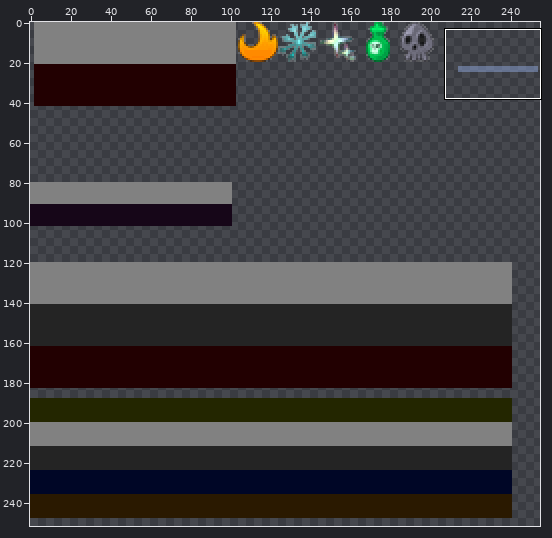
A sprite sheet gets an edit: NillipussUI_1080p/dzbars.png. Above: a wide view before the commit, with the close-up outlined.
Close-up. The starting point:
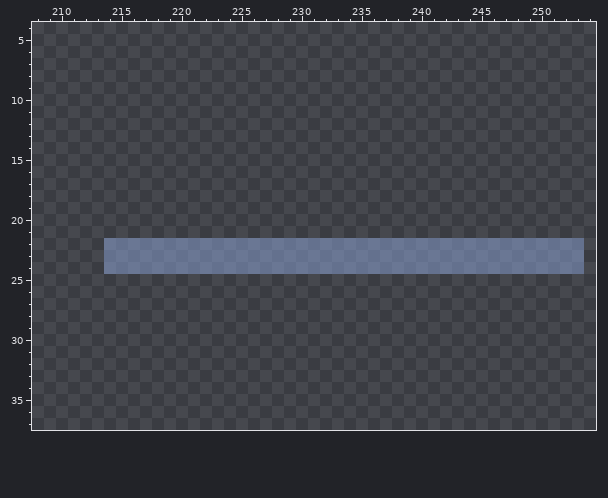
The file is 255x255 pixels. Pixels under 10% opacity are left out. Colours within 5 levels of each other are drawn and written as one. Shown: x 208..254, y 4..37. The wide view leaves out empty margins.
After the commit:
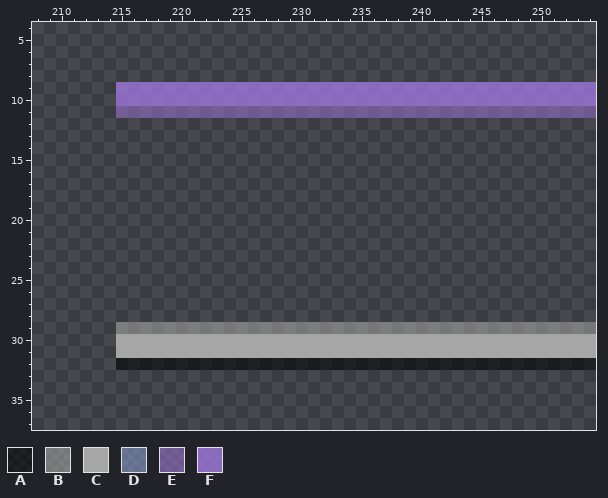
Palette (. is transparent): A #0000008f  B #a6a6a68f  C #a6a6a6  D #8da6d980  E #a479e57a  F #a479e5bf
The edit:
y 9..10: x 215..254 ........................................ -> FFFFFFFFFFFFFFFFFFFFFFFFFFFFFFFFFFFFFFFF
y 11: x 215..254 ........................................ -> EEEEEEEEEEEEEEEEEEEEEEEEEEEEEEEEEEEEEEEE
y 22..24: x 214..253 DDDDDDDDDDDDDDDDDDDDDDDDDDDDDDDDDDDDDDDD -> ........................................
y 29: x 215..254 ........................................ -> BBBBBBBBBBBBBBBBBBBBBBBBBBBBBBBBBBBBBBBB
y 30..31: x 215..254 ........................................ -> CCCCCCCCCCCCCCCCCCCCCCCCCCCCCCCCCCCCCCCC
y 32: x 215..254 ........................................ -> AAAAAAAAAAAAAAAAAAAAAAAAAAAAAAAAAAAAAAAA
Where, in picture pixels (left, top, right, bottom), the same in both close-ups:
added: (116, 82, 596, 118)
erased: (104, 238, 584, 274)
added: (116, 322, 596, 370)
